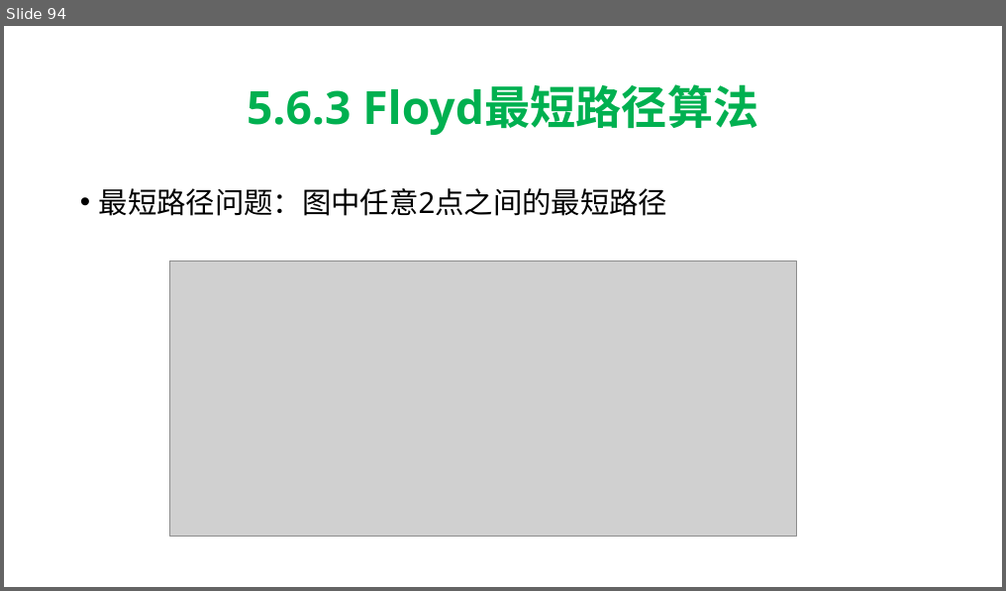
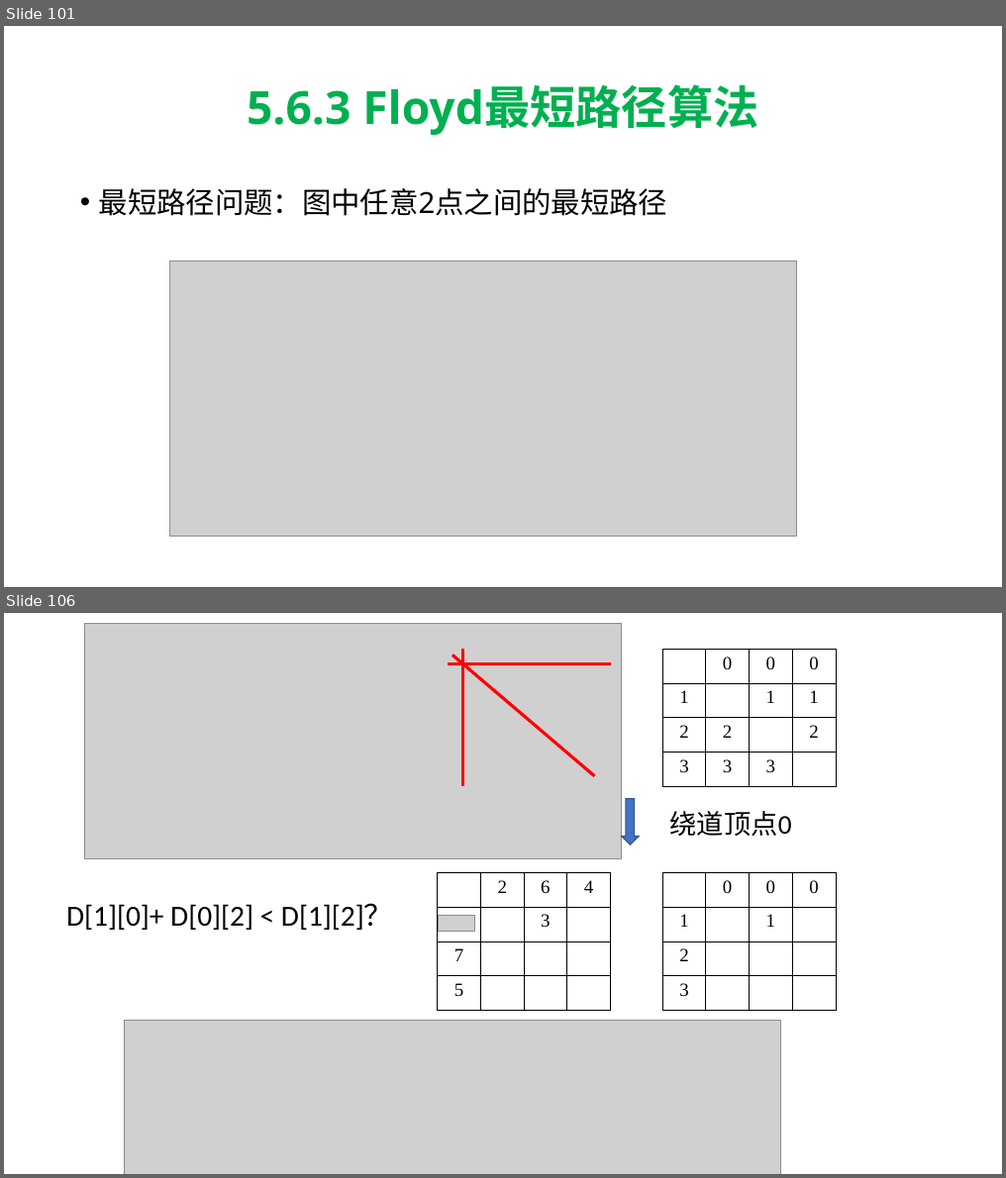
Before and after one commit to hwdong-net/cplusplus17, a slide deck: ppt/第5章 复合类型.pptx. Shown one above the other, each under a label of ours: slide 94 before the commit, slides 101 and 106 after it; the slides between them are not shown. The pictures are 1006x591 and 1006x1178 pixels, drawn with LibreOffice and Linux fonts; fonts in the diff are those of the drawing; grey boxes stand for pictures. Boxes give left, top, right and bottom in pixels: in the first picture for what was removed or moved away, otherwise in the second. Text is boxed around its words. In the diff, an @@ line names an element or a change of style, - is before the commit and + after.

```diff
--- a/ppt/第5章 复合类型.pptx
+++ b/ppt/第5章 复合类型.pptx
@@ slide 106 added at [4,613,1002,1174], background #FFFFFF @@
@@ picture added at [84,623,622,859] @@
@@ line added from (448, 664) to (611, 664), #FF0000 3 pt @@
@@ line added from (452, 655) to (595, 776), #FF0000 3 pt @@
@@ line added from (463, 649) to (463, 786), #FF0000 3 pt @@
@@ table added at [662,649,837,786], 4 rows, 4 columns @@
+ | 0 | 0 | 0
+1 |  | 1 | 1
+2 | 2 |  | 2
+3 | 3 | 3 | 
@@ down arrow added at [622,799,639,845], fill #4472C4, outline #325491 1 pt @@
@@ text added at [670,811,792,836], 26 pt, text #000000 @@
+绕道顶点0
@@ table added at [438,872,611,1011], 4 rows, 4 columns @@
+ | 2 | 6 | 4
+ |  | 3 | 
+7 |  |  | 
+5 |  |  | 
@@ table added at [662,872,837,1011], 4 rows, 4 columns @@
+ | 0 | 0 | 0
+1 |  | 1 | 
+2 |  |  | 
+3 |  |  | 
@@ text added at [66,903,393,930], 28 pt, text #000000 @@
+D[1][0]+ D[0][2] < D[1][2]？
@@ picture added at [439,916,474,931] @@
@@ picture added at [124,1021,781,1174] @@
@@ what was slide 94 is now slide 101 @@
```
Also in this commit, not shown: 10 slides changed, 17 other slides added, 1 slide removed.
